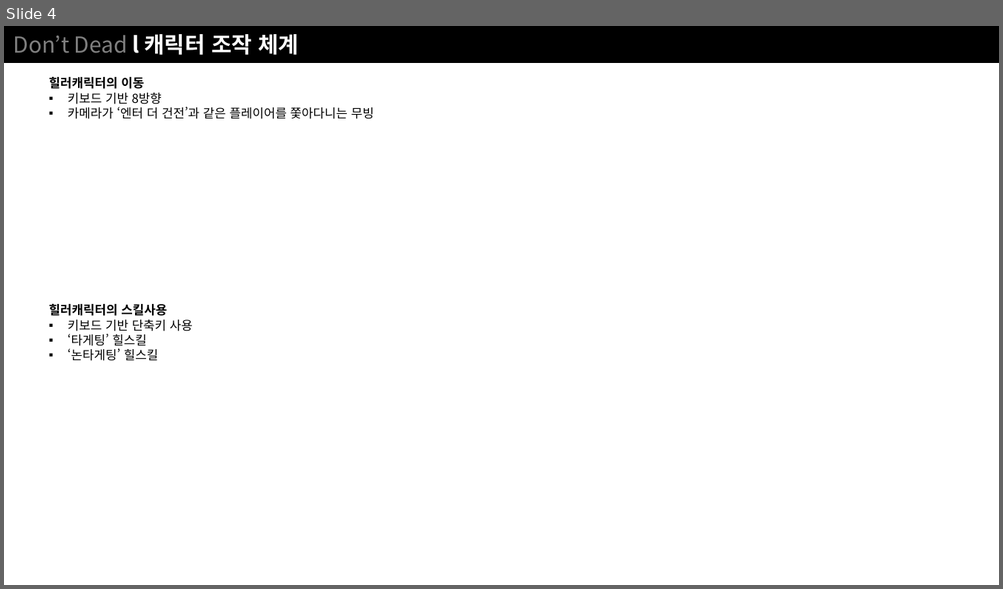
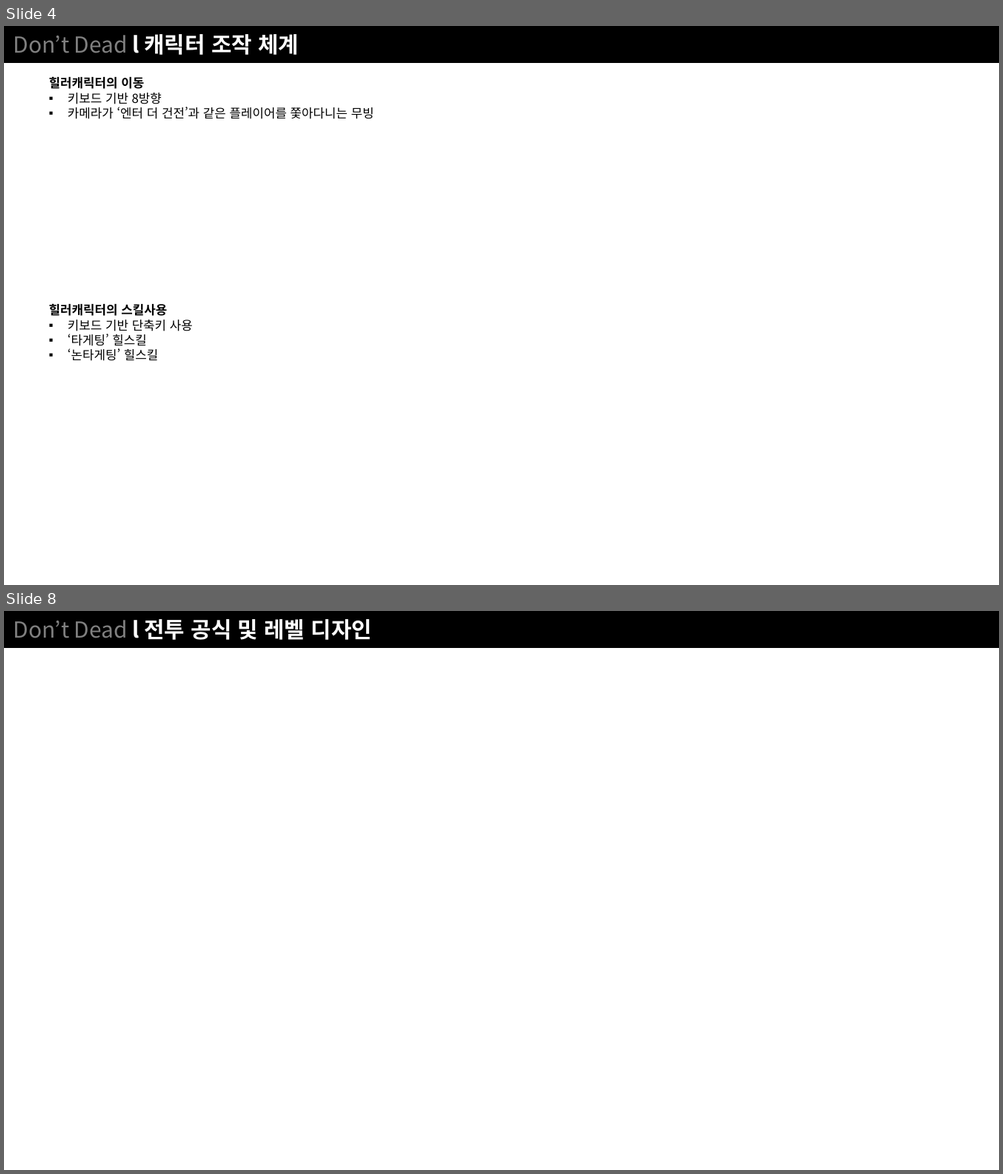
Before and after one commit to NoahCalhoun/DontDie, a slide deck: DDDocument/Don't Die ProtoType.pptx. Shown one above the other, each under a label of ours: slide 4 before the commit, slides 4 and 8 after it; the slides between them are not shown. The pictures are 1003x589 and 1003x1174 pixels, drawn with LibreOffice and Linux fonts; fonts in the diff are those of the drawing. Boxes give left, top, right and bottom in pixels: in the first picture for what was removed or moved away, otherwise in the second. Text is boxed around its words. In the diff, an @@ line names an element or a change of style, - is before the commit and + after.

```diff
--- a/DDDocument/Don't Die ProtoType.pptx
+++ b/DDDocument/Don't Die ProtoType.pptx
@@ slide 8 added at [4, 611, 999, 1170], background #FFFFFF @@
@@ rectangle added at [4, 611, 999, 648], fill #000000, 16 pt, text #FFFFFF, bold @@
+Don’t Dead l 전투 공식 및 레벨 디자인
```
Also in this commit, not shown: 4 slides changed, 2 other slides added.
